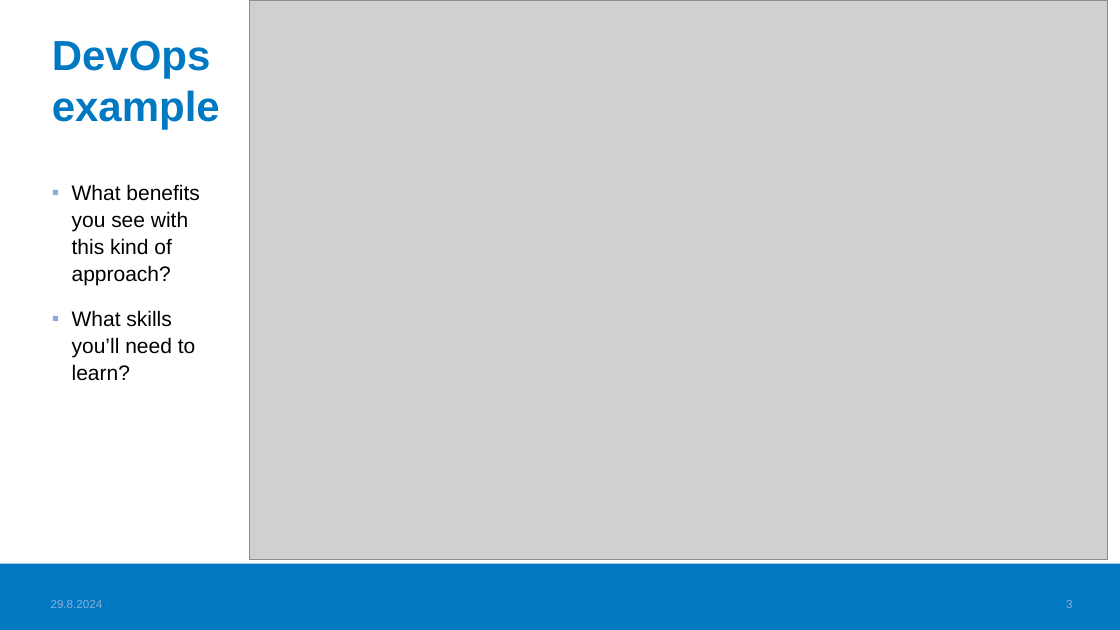
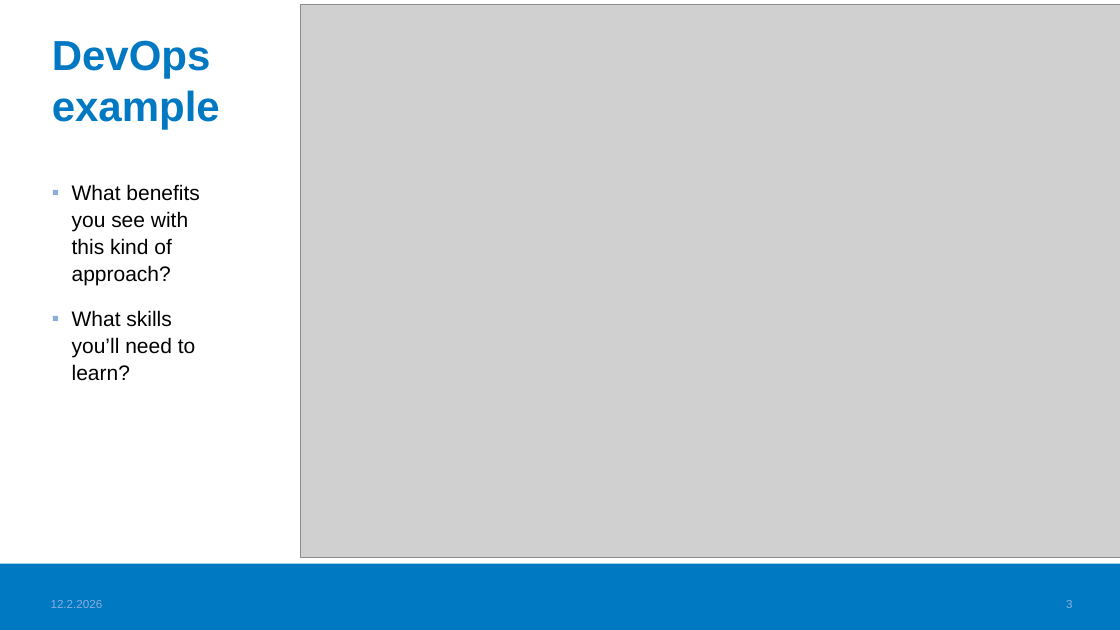
Before and after one commit to valju/share, a slide deck: slide 3 of 01_docker/DockerCaseExample.pptx. Drawn at 1120x630 pixels with LibreOffice and Linux fonts; fonts in the diff are those of the drawing; grey boxes stand for pictures; background and template pictures are left out. Boxes give left, top, right and bottom in pixels: in the first picture for what was removed or moved away, otherwise in the second. Text is boxed around its words. In the diff, an @@ line names an element or a change of style, - is before the commit and + after.

```diff
--- a/01_docker/DockerCaseExample.pptx
+++ b/01_docker/DockerCaseExample.pptx
@@ picture: place and size @@
-picture at (250, 0, 1108, 560)
+picture at (300, 4, 1120, 558)
@@ text at (51, 600, 103, 608): text changed @@
-29.8.2024
+12.2.2026
```
Also in this commit, not shown: 6 other slides changed, 13 other files.
